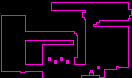
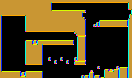
Two versions of the same layered image (132×78). Layer-by-layer changes:
showed "Tiles", painted on it over [0, 0, 132, 78]
